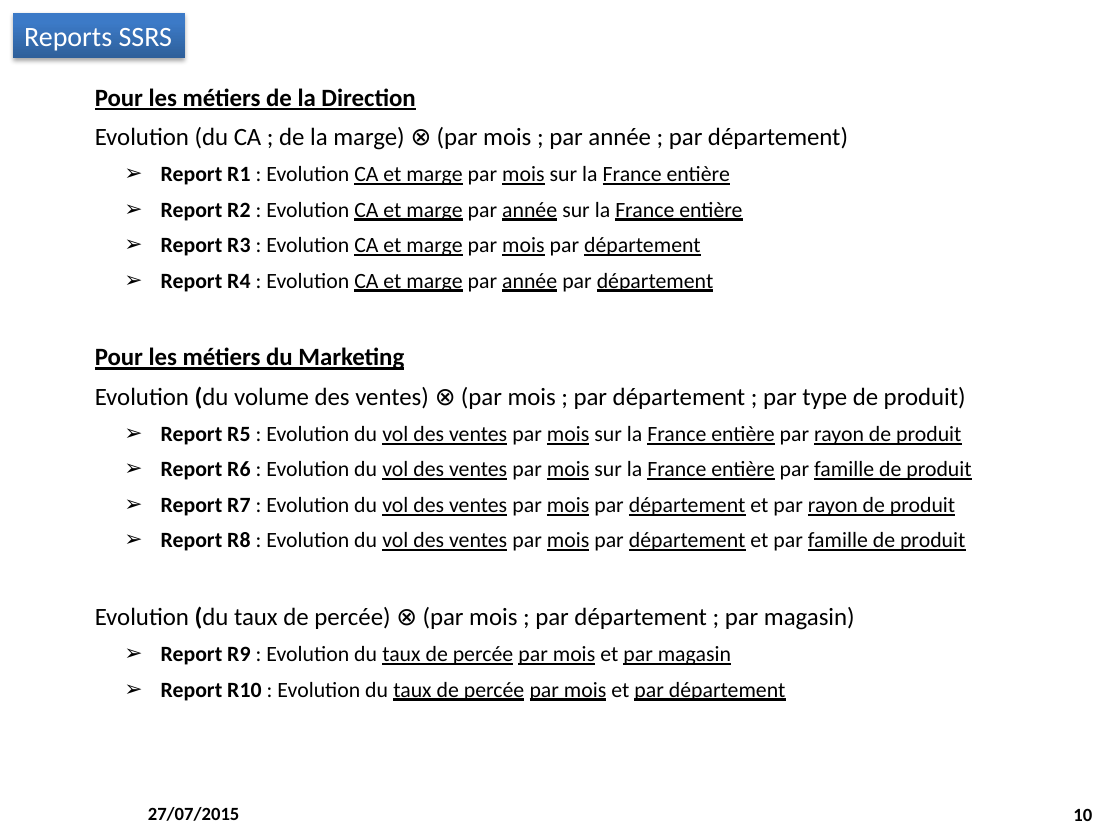
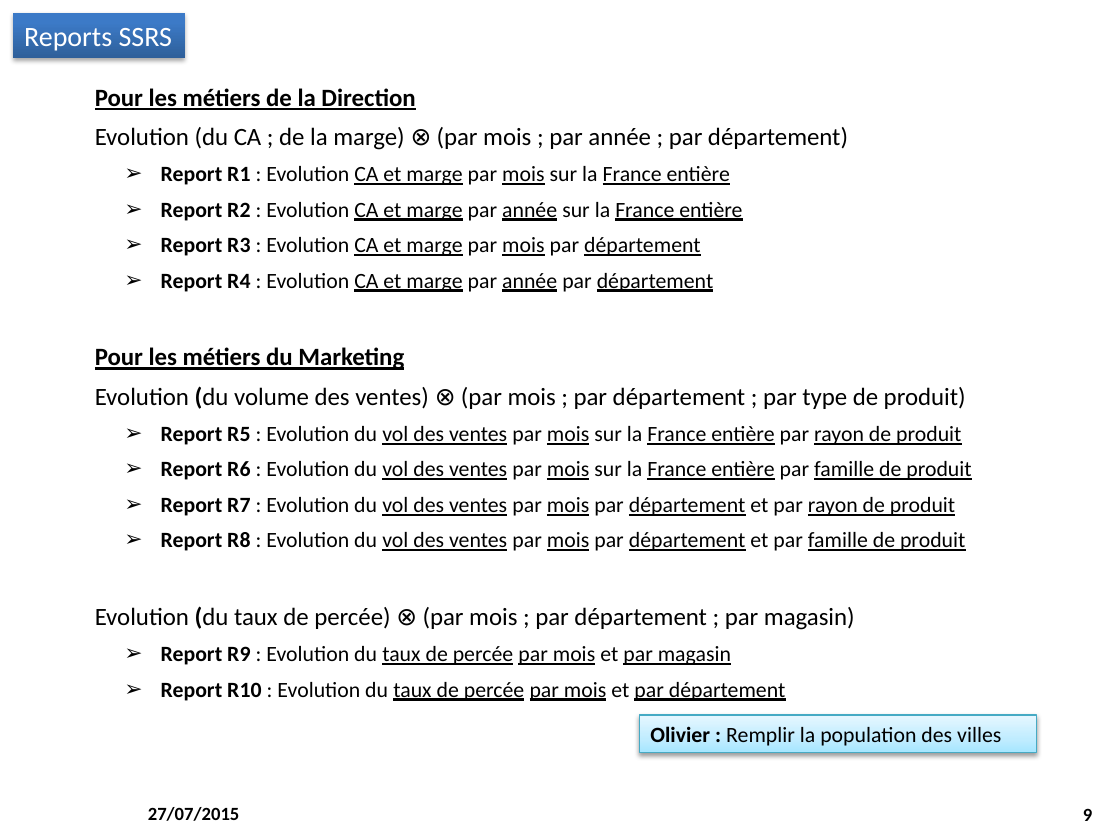
Before and after one commit to M2SIID-ODE/Projet_ODE, a slide deck: slide 9 of Documentation/4 - Suivi projet/Point_Equipe_2015-07-27.pptx (slide 10 before the commit). Drawn at 1120x840 pixels with LibreOffice and Linux fonts; fonts in the diff are those of the drawing; background and template pictures are left out. Boxes give left, top, right and bottom in pixels: in the first picture for what was removed or moved away, otherwise in the second. Text is boxed around its words. In the diff, an @@ line names an element or a change of style, - is before the commit and + after.

```diff
--- a/Documentation/4 - Suivi projet/Point_Equipe_2015-07-27.pptx
+++ b/Documentation/4 - Suivi projet/Point_Equipe_2015-07-27.pptx
@@ rectangle added at bbox=[640, 715, 1036, 753], fill gradient #A7E6FF to #C1EDFF to #E7F8FF, outline #46AAC5 0.75 pt, 14 pt, text #000000 @@
+Olivier : Remplir la population des villes
@@ page number at bbox=[1083, 808, 1092, 821]: text changed @@
-10
+9
```
Also in this commit, not shown: 5 other slides changed, 1 slide removed.
